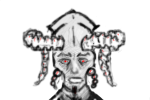
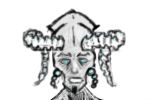
Layers edited between the first and the second (150, 100) image:
renamed "Calque 8" to "Calque 9", painted on it over [28, 33, 119, 100]
